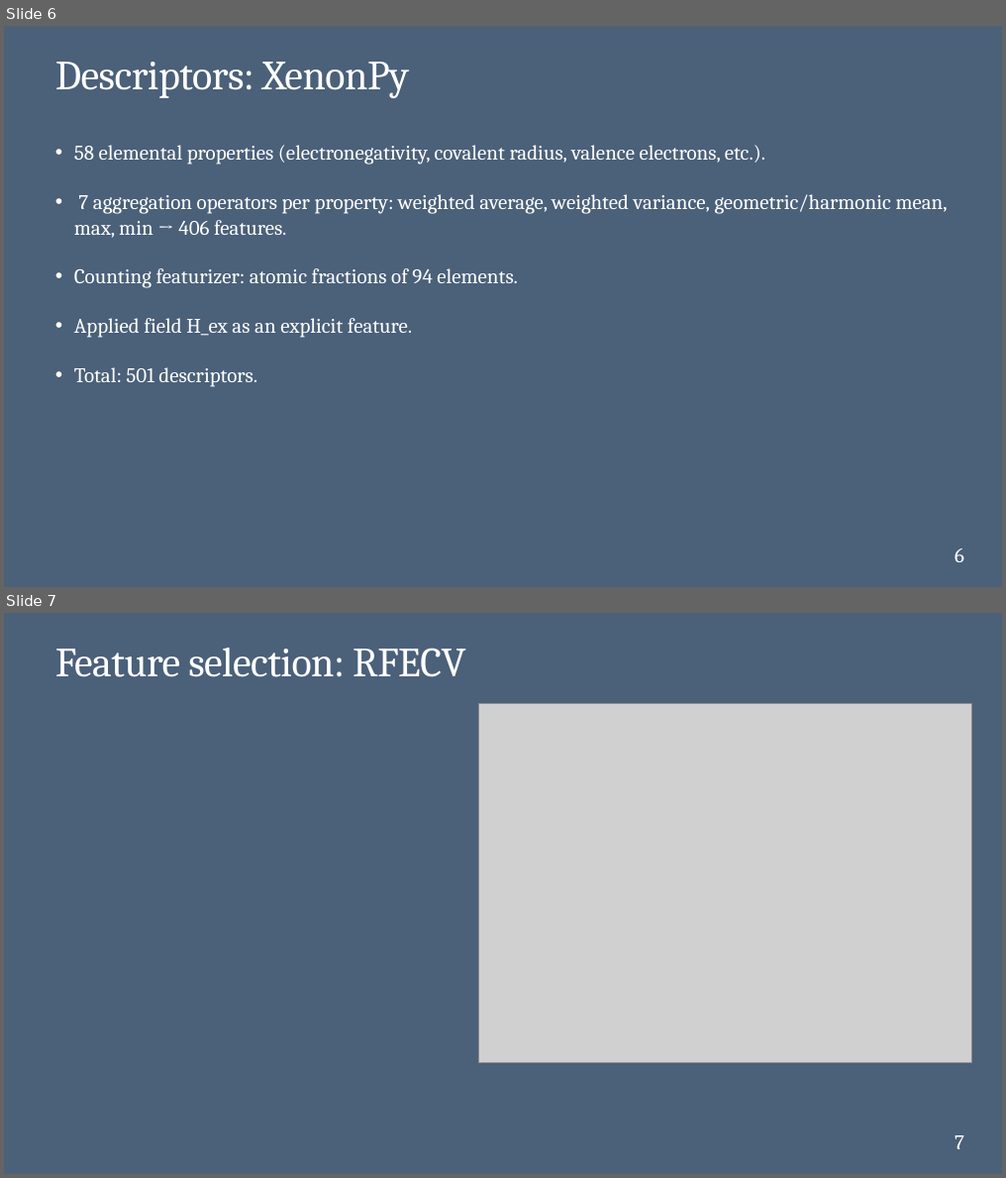
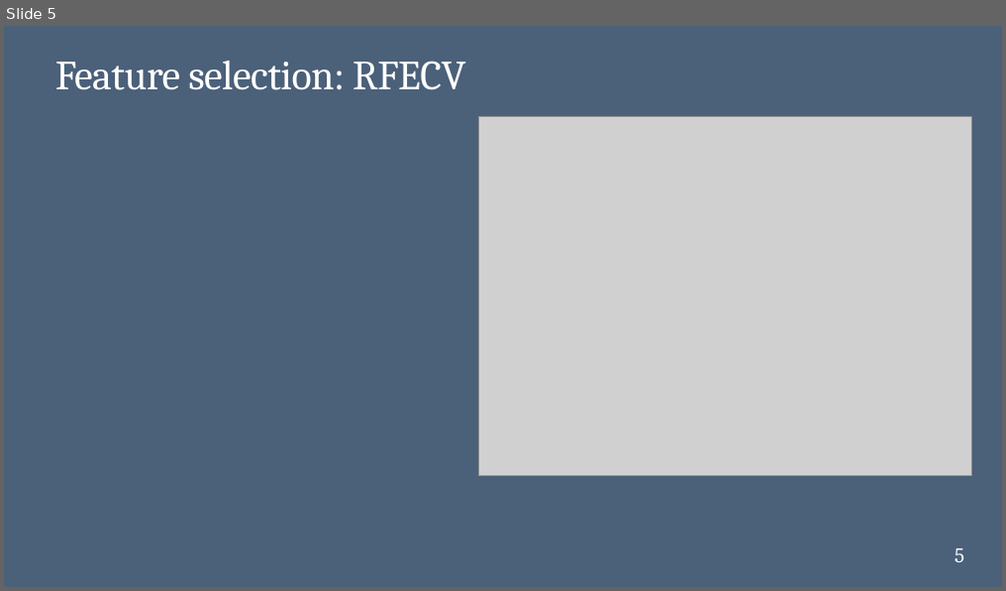
Before and after one commit to artemiikagramanian/MCE_predict, a slide deck: SISM_presentation_MCE_predict.pptx. Shown one above the other, each under a label of ours: slides 6 and 7 before the commit, slide 5 after it. The pictures are 1006x1178 and 1006x591 pixels, drawn with LibreOffice and Linux fonts; fonts in the diff are those of the drawing; grey boxes stand for pictures. Boxes give left, top, right and bottom in pixels: in the first picture for what was removed or moved away, otherwise in the second. Text is boxed around its words. In the diff, an @@ line names an element or a change of style, - is before the commit and + after.

```diff
--- a/SISM_presentation_MCE_predict.pptx
+++ b/SISM_presentation_MCE_predict.pptx
@@ slide 6 removed at box(4, 26, 1002, 587), background #4B6079 @@
@@ title removed at box(55, 62, 409, 98) @@
-Descriptors: XenonPy
@@ text removed at box(74, 145, 947, 387) @@
-• 58 elemental properties (electronegativity, covalent radius, valence electrons, etc.).
-• 7 aggregation operators per property: weighted average, weighted variance, geometric/harmonic mean, max, min → 406 features.
-• Counting featurizer: atomic fractions of 94 elements.
-• Applied field H_ex as an explicit feature.
-• Total: 501 descriptors.
@@ page number removed at box(954, 549, 964, 563) @@
-6
@@ what was slide 7 is now slide 5 @@
@@ page number at box(954, 549, 964, 563): text changed @@
-7
+5
```
Also in this commit, not shown: 6 slides changed, 1 slide added, 2 other slides removed, 21 other files.
